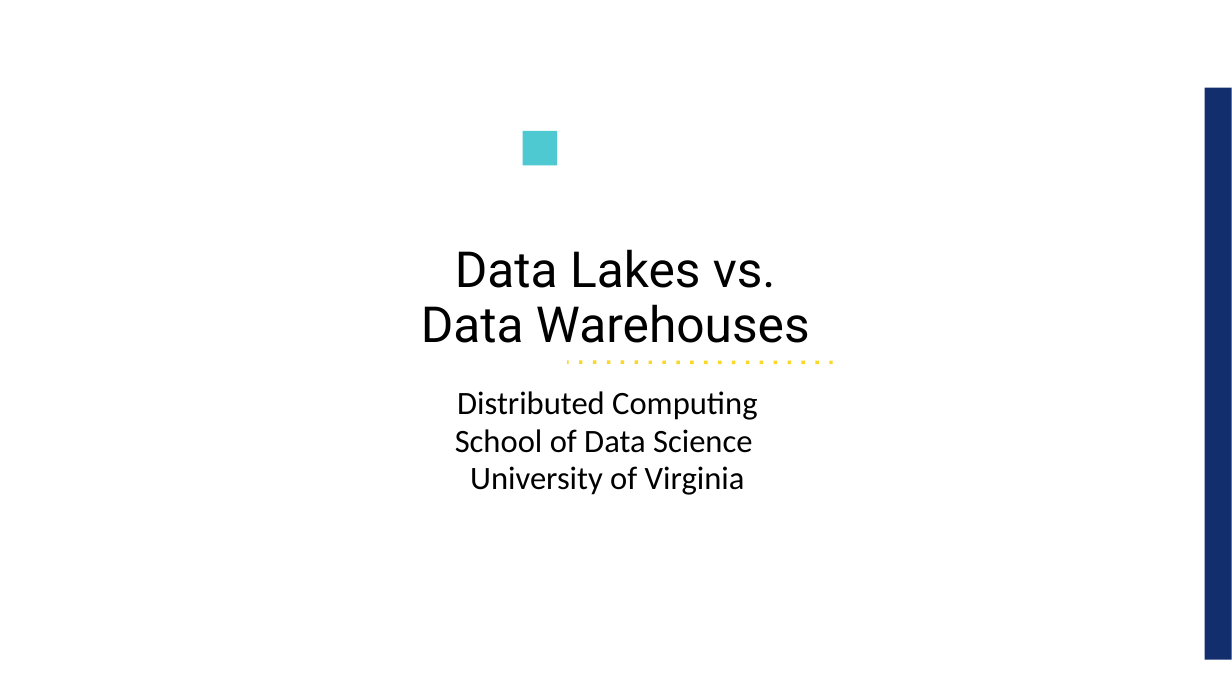
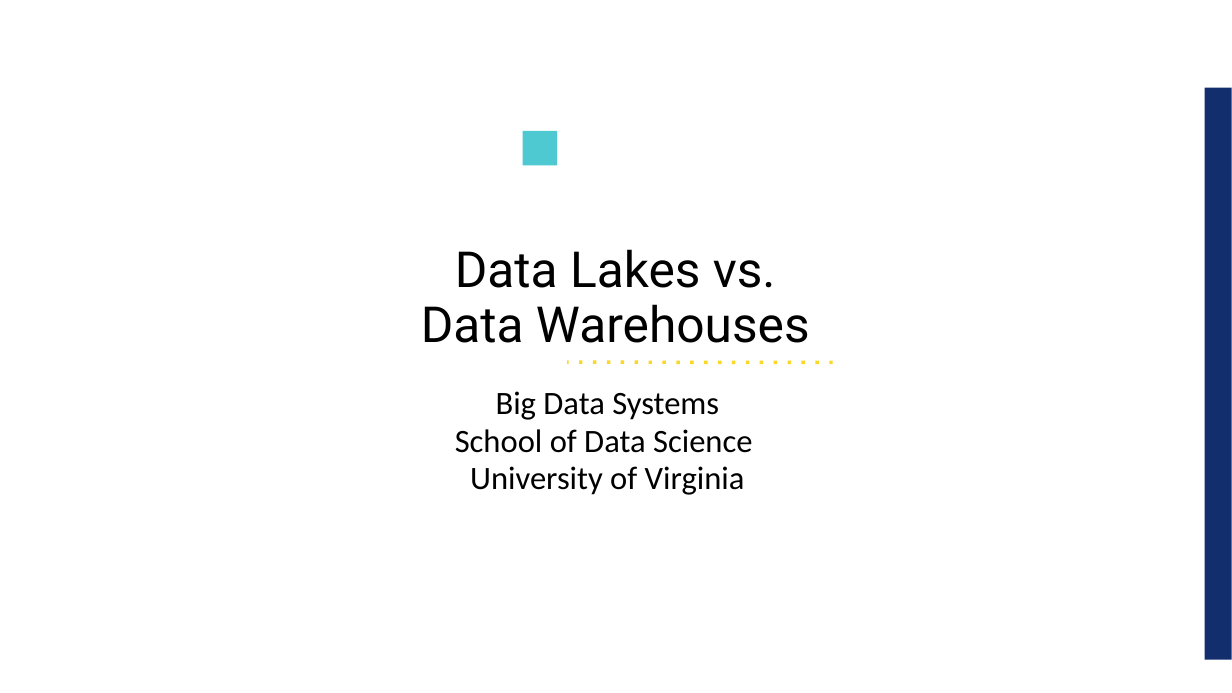
Before and after one commit to UVADS/ds5110, a slide deck: slide 1 of 04_data_storage_and_scaling/content/distributed_storage/data_lake_vs_data_warehouse.ppt. Drawn at 1232x693 pixels with LibreOffice and Linux fonts; fonts in the diff are those of the drawing; background and template pictures are left out. Boxes give left, top, right and bottom in pixels: in the first picture for what was removed or moved away, otherwise in the second. Text is boxed around its words. In the diff, an @@ line names an element or a change of style, - is before the commit and + after.

Commit message:
updated to date lake, warehouse

```diff
--- a/04_data_storage_and_scaling/content/distributed_storage/data_lake_vs_data_warehouse.ppt
+++ b/04_data_storage_and_scaling/content/distributed_storage/data_lake_vs_data_warehouse.ppt
@@ text at (496,391,719,420): text changed @@
-Distributed Computing
+Big Data Systems
```
Also in this commit, not shown: 2 other slides changed, 1 other file.
